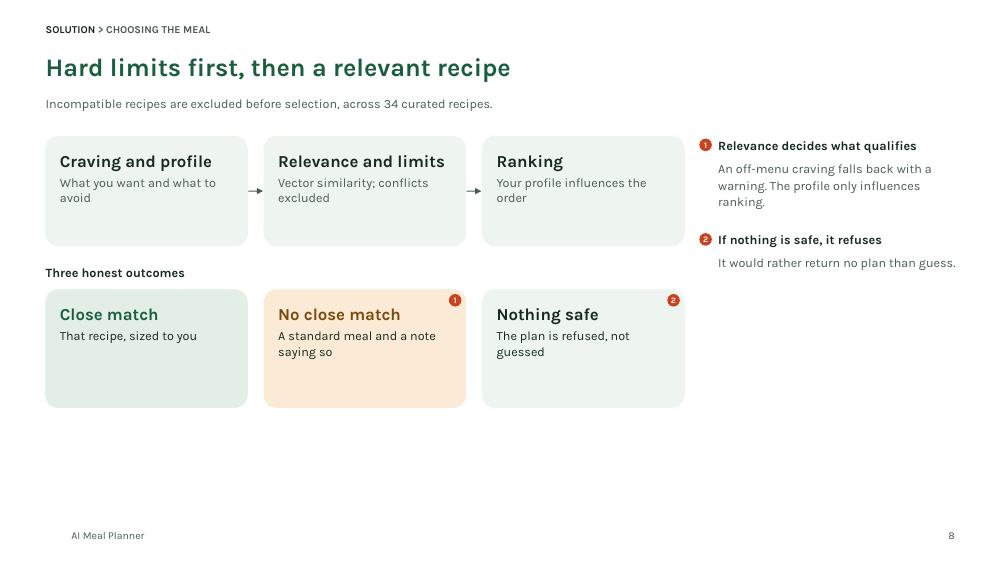
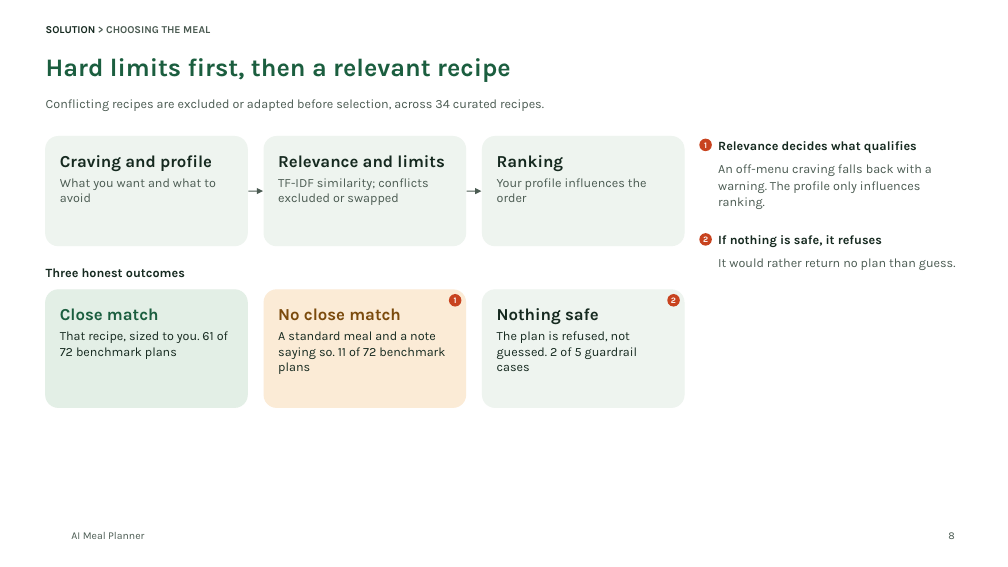
Before and after one commit to tuannm3812/ai-meal-planner, a slide deck: slide 8 of docs/showcase/ai-meal-planner-deck.pptx. Drawn at 1008x567 pixels with LibreOffice and Linux fonts; fonts in the diff are those of the drawing; background and template pictures are left out. Boxes give left, top, right and bottom in pixels: in the first picture for what was removed or moved away, otherwise in the second. Text is boxed around its words. In the diff, an @@ line names an element or a change of style, - is before the commit and + after.

```diff
--- a/docs/showcase/ai-meal-planner-deck.pptx
+++ b/docs/showcase/ai-meal-planner-deck.pptx
@@ text at (46, 99, 544, 111): text changed @@
-Incompatible recipes are excluded before selection, across 34 curated recipes.
+Conflicting recipes are excluded or adapted before selection, across 34 curated recipes.
@@ text in rounded rectangle at (278, 178, 428, 205): text changed @@
-Vector similarity; conflicts excluded
+TF-IDF similarity; conflicts excluded or swapped
@@ text in rounded rectangle at (60, 331, 228, 359): text changed @@
-That recipe, sized to you
+That recipe, sized to you. 61 of 72 benchmark plans
@@ text in rounded rectangle at (278, 331, 445, 374): text changed @@
-A standard meal and a note saying so
+A standard meal and a note saying so. 11 of 72 benchmark plans
@@ text in rounded rectangle at (497, 331, 637, 371): text changed @@
-The plan is refused, not guessed
+The plan is refused, not guessed. 2 of 5 guardrail cases
```
Also in this commit, not shown: 6 other slides changed, 13 other files.
